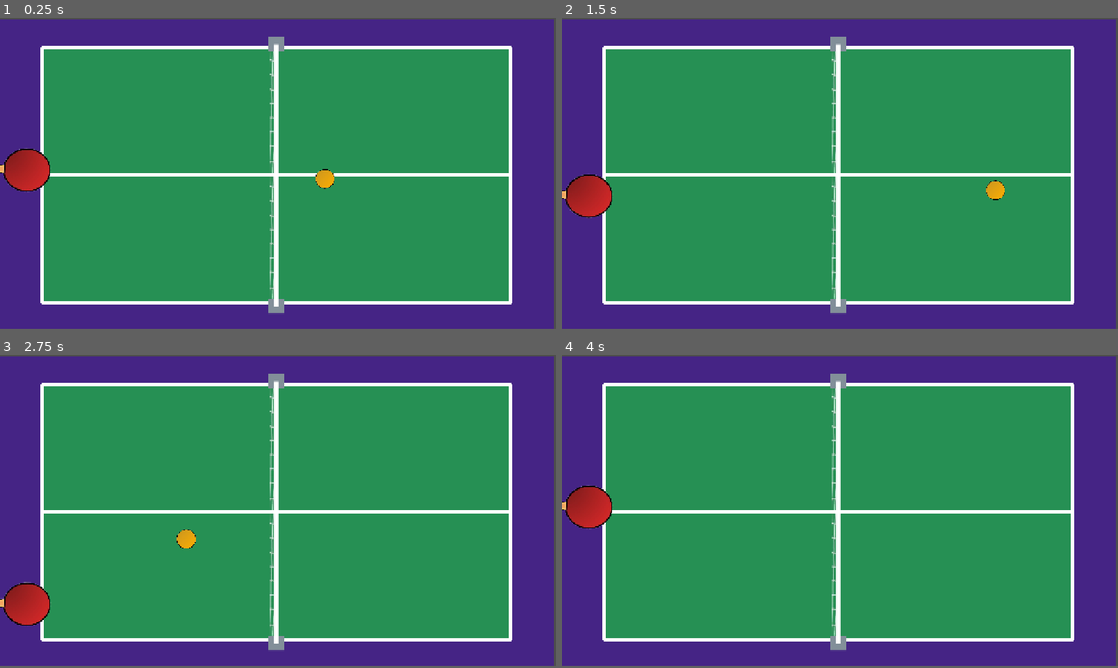
Above: before the commit, frames 1-4 (two rows, left to right).
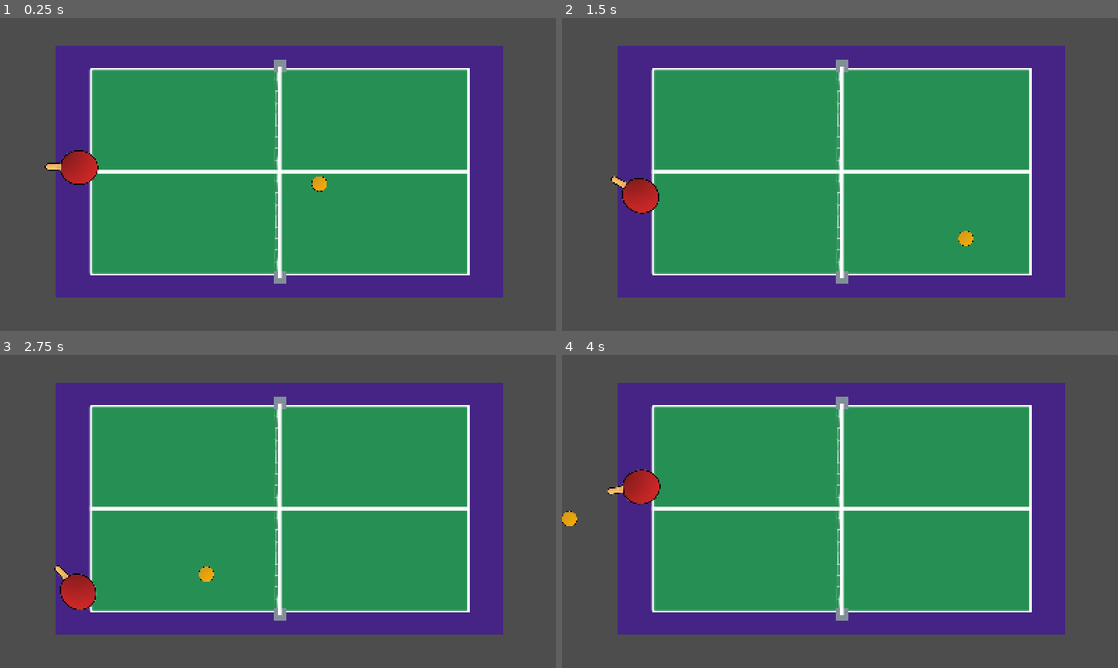
Above: after the commit, the same moments.

Repository: AkshatPaji/RE-TURN-Godot
Game: Godot game, scene res://Scenes/game.tscn
Same seed, same stepped clock (60 frames per second), same inputs: the game is played once before the commit and once after it. Before the commit the project starts from res://Scenes/main.tscn.
Inputs (mouse positions are in pixels of both pictures, inside the frame that each line leads up to):
- Up to frame 1 (0.25 s): no input
- Up to frame 2 (1.5 s): tap Enter at 0.5 s; move the mouse to (962, 158) at 0.52 s; hold Right 0.53-1.28 s; tap Alt at 0.6 s; click (962, 158) at 0.67 s; move the mouse to (728, 190) at 1.27 s; hold Down (down) from 1.28 s (still down); tap Shift at 1.35 s
- Up to frame 3 (2.75 s): move the mouse to (333, 442) at 2.02 s; release Down (down) at 2.03 s; hold Right from 2.03 s (still down); tap Alt at 2.1 s
- Up to frame 4 (4 s): move the mouse to (812, 574) at 2.77 s; release Right at 2.78 s; hold Up (up) 2.78-3.53 s; tap Shift at 2.85 s; click (812, 574) at 2.92 s; move the mouse to (1006, 558) at 3.52 s; hold Left from 3.53 s (still down); tap Alt at 3.6 s
In our replay, the window is 800x447 before the commit and 800x450 after it. These sizes can differ from the game's own. Grey fills any space a smaller window leaves; there, only what the larger window draws over its background counts as a difference.

The runs differ from the first frame. In frame 1, 58% of the frame differs, in the area x 0-100%, y 0-100%; in frame 2, 58%; in frame 3, 58%; in frame 4, 58%.

Commit message:
increase the display size for future ui elements.. made ball and paddle non draggable by eachother.

Diff:
--- a/Scenes/ball.tscn
+++ b/Scenes/ball.tscn
@@ -8,6 +8,7 @@
 
 [node name="Ball" type="CharacterBody2D" unique_id=1972545983]
 motion_mode = 1
+input_pickable = false
 script = ExtResource("1_41u45")
 
 [node name="Ball" type="Sprite2D" parent="." unique_id=2020962672]
--- /dev/null
+++ b/Scenes/game.tscn
@@ -0,0 +1,40 @@
+[gd_scene format=3 uid="uid://3t51e8debkhv"]
+
+[ext_resource type="Texture2D" uid="uid://di7e3bqjd2gr2" path="res://Assets/Table.png" id="1_3dryh"]
+[ext_resource type="PackedScene" uid="uid://c83nkxwro5bia" path="res://Scenes/paddle.tscn" id="2_wowpa"]
+[ext_resource type="PackedScene" uid="uid://we0b6wekqfbc" path="res://Scenes/barrier.tscn" id="3_i6g32"]
+[ext_resource type="PackedScene" uid="uid://5xynjm4rrdek" path="res://Scenes/ball.tscn" id="4_1l0tm"]
+
+[sub_resource type="WorldBoundaryShape2D" id="WorldBoundaryShape2D_p3ca1"]
+normal = Vector2(0, 1)
+
+[sub_resource type="WorldBoundaryShape2D" id="WorldBoundaryShape2D_w343b"]
+
+[node name="game" type="Node2D" unique_id=1719917339]
+position = Vector2(165, 78)
+
+[node name="Table" type="Sprite2D" parent="." unique_id=1457147274]
+position = Vector2(640.55554, 364)
+scale = Vector2(0.67037034, 0.67037034)
+texture = ExtResource("1_3dryh")
+
+[node name="Paddle" parent="." unique_id=1852995270 instance=ExtResource("2_wowpa")]
+position = Vector2(60, 350)
+scale = Vector2(0.6, 0.6)
+
+[node name="walls" type="StaticBody2D" parent="." unique_id=1708959195]
+
+[node name="TableWall Top" type="CollisionShape2D" parent="walls" unique_id=2045611649]
+position = Vector2(1, 69)
+shape = SubResource("WorldBoundaryShape2D_p3ca1")
+
+[node name="TableWall Bottom" type="CollisionShape2D" parent="walls" unique_id=961979535]
+position = Vector2(2, 655)
+shape = SubResource("WorldBoundaryShape2D_w343b")
+
+[node name="barrier" parent="." unique_id=1335119937 instance=ExtResource("3_i6g32")]
+position = Vector2(1185, 364)
+
+[node name="Ball" parent="." unique_id=1972545983 instance=ExtResource("4_1l0tm")]
+position = Vector2(641, 364)
+scale = Vector2(0.2, 0.2)
--- a/Scenes/main.tscn
+++ b/Scenes/main.tscn
@@ -1,39 +1,14 @@
-[gd_scene format=3 uid="uid://3t51e8debkhv"]
+[gd_scene format=3 uid="uid://ce56v3enbxhnr"]
 
-[ext_resource type="Texture2D" uid="uid://di7e3bqjd2gr2" path="res://assets/Table.png" id="1_bo1nx"]
-[ext_resource type="PackedScene" uid="uid://c83nkxwro5bia" path="res://Scenes/paddle.tscn" id="2_8gbba"]
-[ext_resource type="PackedScene" uid="uid://we0b6wekqfbc" path="res://Scenes/barrier.tscn" id="3_jjvhh"]
-[ext_resource type="PackedScene" uid="uid://5xynjm4rrdek" path="res://Scenes/ball.tscn" id="4_kry3j"]
+[node name="VBoxContainer" type="VBoxContainer" unique_id=1427069511]
+offset_right = 1320.0
+offset_bottom = 920.0
 
-[sub_resource type="WorldBoundaryShape2D" id="WorldBoundaryShape2D_p3ca1"]
-normal = Vector2(0, 1)
+[node name="Control" type="Control" parent="." unique_id=1653773468]
+layout_mode = 2
 
-[sub_resource type="WorldBoundaryShape2D" id="WorldBoundaryShape2D_w343b"]
-
-[node name="main" type="Node2D" unique_id=1719917339]
-
-[node name="Table" type="Sprite2D" parent="." unique_id=1457147274]
-position = Vector2(640.55554, 364)
-scale = Vector2(0.67037034, 0.67037034)
-texture = ExtResource("1_bo1nx")
-
-[node name="Paddle" parent="." unique_id=1852995270 instance=ExtResource("2_8gbba")]
-position = Vector2(60, 350)
-scale = Vector2(0.6, 0.6)
-
-[node name="walls" type="StaticBody2D" parent="." unique_id=1708959195]
-
-[node name="TableWall Top" type="CollisionShape2D" parent="walls" unique_id=2045611649]
-position = Vector2(1, 70)
-shape = SubResource("WorldBoundaryShape2D_p3ca1")
-
-[node name="TableWall Bottom" type="CollisionShape2D" parent="walls" unique_id=961979535]
-position = Vector2(12, 657)
-shape = SubResource("WorldBoundaryShape2D_w343b")
-
-[node name="barrier" parent="." unique_id=1335119937 instance=ExtResource("3_jjvhh")]
-position = Vector2(1185, 364)
-
-[node name="Ball" parent="." unique_id=1972545983 instance=ExtResource("4_kry3j")]
-position = Vector2(641, 364)
-scale = Vector2(0.2, 0.2)
+[node name="Label" type="Label" parent="Control" unique_id=838181680]
+layout_mode = 0
+offset_right = 542.0
+offset_bottom = 52.0
+text = "RE:TURN - GODOT"
--- a/Scenes/paddle.tscn
+++ b/Scenes/paddle.tscn
@@ -8,9 +8,9 @@
 height = 173.94702
 
 [node name="Paddle" type="CharacterBody2D" unique_id=1852995270]
-position = Vector2(1, 0)
-rotation = 0.75049156
 motion_mode = 1
+collision_mask = 0
+input_pickable = false
 script = ExtResource("1_krcey")
 metadata/_edit_group_ = true
 
--- a/Scripts/ball.gd
+++ b/Scripts/ball.gd
@@ -1,66 +1,63 @@
 extends CharacterBody2D
 
-const SPEED: float = 450.0
-const SPEED_INCREASE: float = 1.02
-const MAX_ANGLE: float = 0.3
-const MIN_HORIZONTAL_ANGLE: float = deg_to_rad(80.0)
+const SPEED: float = 470.0
 const MIN_SPEED: float = 440.0
 const MAX_SPEED: float = 600.0
-
+const MAX_BOUNCE_ANGLE: float = deg_to_rad(60.0)
 var start_position: Vector2
-
 
 func _ready() -> void:
 	start_position = global_position
 	reset_ball()
 
-
 func _physics_process(delta: float) -> void:
 	var collision: KinematicCollision2D = move_and_collide(velocity * delta)
-
 	if collision:
-		var collider = collision.get_collider()
 		var normal: Vector2 = collision.get_normal()
+		var collider: Object = collision.get_collider()
 
 		if collider is CharacterBody2D and collider.name == "Paddle":
-			var paddle_velocity: Vector2 = collider.velocity
-			var relative_velocity: Vector2 = velocity - paddle_velocity
-			var impact_speed: float = relative_velocity.dot(normal)
+			var paddle: CharacterBody2D = collider as CharacterBody2D
+			var hit_position: Vector2 = collision.get_position()
+			var local_hit: Vector2 = paddle.to_local(hit_position)
+			var hit_offset: float = clampf(local_hit.y / 87.0, -1.0, 1.0)
+			var bounce_angle: float = hit_offset * MAX_BOUNCE_ANGLE
+			var paddle_influence: float = clampf(
+				paddle.velocity.y / SPEED,
+				-1.0,
+				1.0
+			) * deg_to_rad(8.0)
+			bounce_angle = clampf(
+				bounce_angle + paddle_influence,
+				-MAX_BOUNCE_ANGLE,
+				MAX_BOUNCE_ANGLE
+			)
 
-			if impact_speed < 0.0:
-				var restitution: float = 1.0
-				relative_velocity -= (
-					(1.0 + restitution) * impact_speed * normal
-				)
+			var horizontal_direction: float = sign(
+				global_position.x - paddle.global_position.x
+			)
+			if horizontal_direction == 0.0:
+				horizontal_direction = sign(velocity.x)
+			velocity = Vector2(
+				horizontal_direction * cos(bounce_angle),
+				sin(bounce_angle)
+			)
+		else:
+			velocity = velocity.bounce(normal)
 
-			velocity = relative_velocity + paddle_velocity
-		else:
-			velocity = velocity.bounce(normal) * SPEED_INCREASE
-
-	if velocity.length_squared() > 0.0:
-		var speed: float = velocity.length()
-		var horizontal_direction: float = sign(velocity.x)
-
-		if horizontal_direction == 0.0:
-			horizontal_direction = 1.0
-
-		var angle: float = atan2(velocity.y, absf(velocity.x))
-		angle = clampf(angle, -MIN_HORIZONTAL_ANGLE, MIN_HORIZONTAL_ANGLE)
-
-		velocity = Vector2(
-			horizontal_direction * cos(angle),
-			sin(angle)
-		) * speed
-
-	# Keep speed between 440 and 600.
-	var clamped_speed: float = clampf(velocity.length(), MIN_SPEED, MAX_SPEED)
-	velocity = velocity.normalized() * clamped_speed
-
+		var new_speed: float = clampf(
+			velocity.length() * randf_range(0.95, 1.05),
+			MIN_SPEED,
+			MAX_SPEED
+		)
+		velocity = velocity.normalized() * new_speed
 
 func reset_ball() -> void:
 	global_position = start_position
-
-	var x: float = 1.0
-	var y: float = randf_range(-MAX_ANGLE, MAX_ANGLE)
-
+	var x: float = [-0.1, 1.0].pick_random()
+	var y: float
+	if randf() < 0.5:
+		y = randf_range(-0.6, -0.25)
+	else:
+		y = randf_range(0.25, 0.6)
 	velocity = Vector2(x, y).normalized() * SPEED
--- a/Scripts/paddle.gd
+++ b/Scripts/paddle.gd
@@ -1,12 +1,46 @@
 extends CharacterBody2D
 
-
-const SPEED: float = 300.0
+const SPEED: float = 400.0
+const MAX_POSITION_TILT: float = deg_to_rad(90.0)
+const MAX_MOVEMENT_TILT: float = deg_to_rad(15.0)
+const TILT_SPEED: float = deg_to_rad(180.0)
+const TOP_WALL_Y: float = 69.0
+const BOTTOM_WALL_Y: float = 655.0
+const PADDLE_MARGIN: float = 55.0
 
 
-func _physics_process(_delta: float) -> void:
-	var direction:float= Input.get_axis("up", "down")
+func _physics_process(delta: float) -> void:
+	var direction: float = Input.get_axis("up", "down")
 
 	velocity.y = direction * SPEED
 	velocity.x = 0.0
 	move_and_slide()
+	position.y = clampf(
+		position.y,
+		TOP_WALL_Y + PADDLE_MARGIN,
+		BOTTOM_WALL_Y - PADDLE_MARGIN
+	)
+	if position.y == TOP_WALL_Y + PADDLE_MARGIN or position.y == BOTTOM_WALL_Y - PADDLE_MARGIN:
+		velocity.y = 0.0
+
+	var position_ratio: float = inverse_lerp(
+		TOP_WALL_Y + PADDLE_MARGIN,
+		BOTTOM_WALL_Y - PADDLE_MARGIN,
+		position.y
+	)
+	position_ratio = clampf(position_ratio, 0.0, 1.0)
+
+	var position_tilt: float = lerpf(
+		0.0,
+		deg_to_rad(90.0),
+		position_ratio
+	)
+
+	var movement_tilt: float = direction * MAX_MOVEMENT_TILT
+	var target_rotation: float = clampf(
+		position_tilt + movement_tilt,
+		-MAX_MOVEMENT_TILT,
+		MAX_POSITION_TILT + MAX_MOVEMENT_TILT
+	)
+
+	rotation = move_toward(rotation, target_rotation, TILT_SPEED * delta)
--- a/project.godot
+++ b/project.godot
@@ -23,8 +23,13 @@
 
 [display]
 
-window/size/viewport_width=1289
-window/size/viewport_height=720
+window/size/viewport_width=1600
+window/size/viewport_height=900
+window/size/resizable=false
+window/size/borderless=true
+window/size/always_on_top=true
+window/size/minimize_disabled=true
+window/size/maximize_disabled=true
 window/stretch/mode="canvas_items"
 window/stretch/aspect="expand"
 
Not shown, changed: Assets/Table.png.import
Not shown, changed: Assets/ball.png.import
Not shown, changed: Assets/racket.png.import
